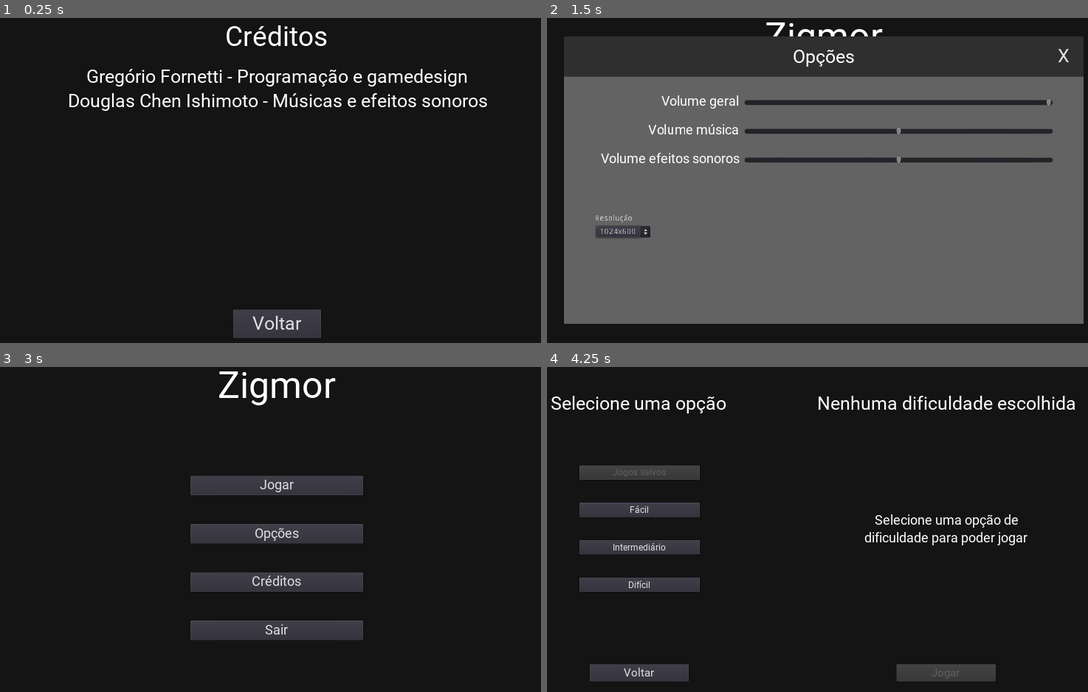
Above: before the commit, frames 1-4 (two rows, left to right).
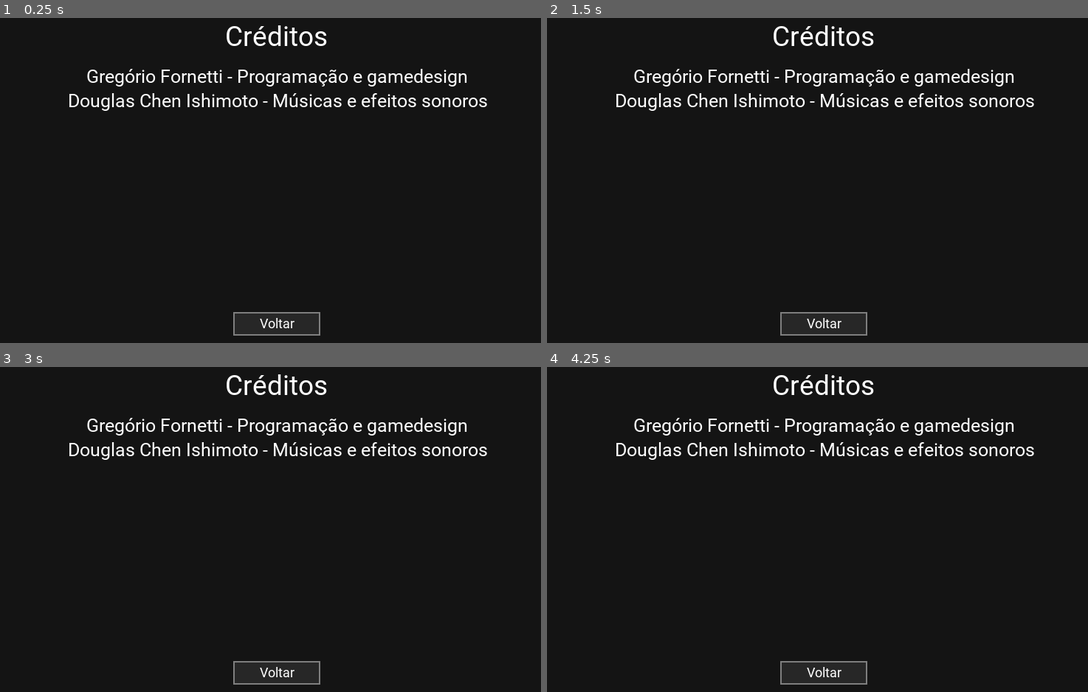
Above: after the commit, the same moments.

Repository: GregorioFornetti/Zigmor
Game: Godot game, scene res://Scenes_and_scripts/Interfaces/Menus/Credits_menu.tscn
Two runs of this game, one before a commit and one after it. Both use one fixed random seed, a clock stepped at 60 frames per second and the inputs below. This scene is started directly instead of the project's main scene.
Inputs (mouse positions are in pixels of both pictures, inside the frame that each line leads up to):
- Up to frame 1 (0.25 s): no input
- Up to frame 2 (1.5 s): click "Voltar" at 0.5 s; click (822, 183) at 1.25 s, where only the run before the commit has a clickable "Opções"
- Up to frame 3 (3 s): click (275, 581) at 2 s, where only the run before the commit has a clickable "Créditos"; click (519, 406) at 2.75 s, where only the run before the commit has a clickable "X"
- Up to frame 4 (4.25 s): click (822, 484) at 3.5 s, where only the run before the commit has a clickable "Jogar"

The runs differ from the first frame. In frame 1, 1.2% of the frame differs, in the area x 43-60%, y 89-99%; in frame 2, 83%, in the area x 3-100%, y 1-98%; in frame 3, 11%; in frame 4, 11%.

Commit message:
Botoes
- Sprites para os botões (a grande maioria dos botões foram trocados por texture buttons)

Diff:
--- /dev/null
+++ b/Scenes_and_scripts/Interfaces/Buttons/Btn.tscn
@@ -0,0 +1,26 @@
+[gd_scene load_steps=3 format=2]
+
+[ext_resource path="res://Fonts/Roboto-Regular.ttf" type="DynamicFontData" id=1]
+
+[sub_resource type="DynamicFont" id=1]
+size = 24
+font_data = ExtResource( 1 )
+
+[node name="Btn" type="TextureButton"]
+margin_right = 40.0
+margin_bottom = 40.0
+__meta__ = {
+"_edit_use_anchors_": false
+}
+
+[node name="Label" type="Label" parent="."]
+anchor_top = 0.5
+anchor_right = 1.0
+anchor_bottom = 0.5
+margin_top = -14.5
+margin_bottom = 14.5
+custom_fonts/font = SubResource( 1 )
+align = 1
+__meta__ = {
+"_edit_use_anchors_": false
+}
--- /dev/null
+++ b/Scenes_and_scripts/Interfaces/Buttons/Btn_lg.tscn
@@ -0,0 +1,11 @@
+[gd_scene load_steps=5 format=2]
+
+[ext_resource path="res://Sprites/Interface/Menu-interface/Buttons/Large/Btn-lg-hover.png" type="Texture" id=1]
+[ext_resource path="res://Sprites/Interface/Menu-interface/Buttons/Large/Btn-lg-pressed.png" type="Texture" id=2]
+[ext_resource path="res://Sprites/Interface/Menu-interface/Buttons/Large/Btn-lg-normal.png" type="Texture" id=3]
+[ext_resource path="res://Scenes_and_scripts/Interfaces/Buttons/Btn.tscn" type="PackedScene" id=4]
+
+[node name="Btn_lg" instance=ExtResource( 4 )]
+texture_normal = ExtResource( 3 )
+texture_pressed = ExtResource( 2 )
+texture_hover = ExtResource( 1 )
--- /dev/null
+++ b/Scenes_and_scripts/Interfaces/Buttons/Btn_md.tscn
@@ -0,0 +1,11 @@
+[gd_scene load_steps=5 format=2]
+
+[ext_resource path="res://Sprites/Interface/Menu-interface/Buttons/Medium/Btn-md-normal.png" type="Texture" id=1]
+[ext_resource path="res://Sprites/Interface/Menu-interface/Buttons/Medium/Btn-md-pressed.png" type="Texture" id=2]
+[ext_resource path="res://Sprites/Interface/Menu-interface/Buttons/Medium/Btn-md-hover.png" type="Texture" id=3]
+[ext_resource path="res://Scenes_and_scripts/Interfaces/Buttons/Btn.tscn" type="PackedScene" id=4]
+
+[node name="Btn_md" instance=ExtResource( 4 )]
+texture_normal = ExtResource( 1 )
+texture_pressed = ExtResource( 2 )
+texture_hover = ExtResource( 3 )
--- /dev/null
+++ b/Scenes_and_scripts/Interfaces/Buttons/Btn_sm.tscn
@@ -0,0 +1,11 @@
+[gd_scene load_steps=5 format=2]
+
+[ext_resource path="res://Sprites/Interface/Menu-interface/Buttons/Small/Btn-sm-hover.png" type="Texture" id=1]
+[ext_resource path="res://Sprites/Interface/Menu-interface/Buttons/Small/Btn-sm-normal.png" type="Texture" id=2]
+[ext_resource path="res://Sprites/Interface/Menu-interface/Buttons/Small/Btn-sm-pressed.png" type="Texture" id=3]
+[ext_resource path="res://Scenes_and_scripts/Interfaces/Buttons/Btn.tscn" type="PackedScene" id=4]
+
+[node name="Btn_sm" instance=ExtResource( 4 )]
+texture_normal = ExtResource( 2 )
+texture_pressed = ExtResource( 3 )
+texture_hover = ExtResource( 1 )
--- a/Scenes_and_scripts/Interfaces/Menus/Credits_menu.gd
+++ b/Scenes_and_scripts/Interfaces/Menus/Credits_menu.gd
@@ -1,5 +1,5 @@
 extends Control
 
 
-func _on_Button_pressed():
+func _on_Btn_return_pressed():
 	get_tree().change_scene("res://Scenes_and_scripts/Interfaces/Menus/Main_menu.tscn")
--- a/Scenes_and_scripts/Interfaces/Menus/Credits_menu.tscn
+++ b/Scenes_and_scripts/Interfaces/Menus/Credits_menu.tscn
@@ -3,16 +3,13 @@
 [ext_resource path="res://Sprites/Interface/Menu-interface/Credits-menu-background.jpg" type="Texture" id=1]
 [ext_resource path="res://Fonts/Roboto-Regular.ttf" type="DynamicFontData" id=2]
 [ext_resource path="res://Scenes_and_scripts/Interfaces/Menus/Credits_menu.gd" type="Script" id=3]
+[ext_resource path="res://Scenes_and_scripts/Interfaces/Buttons/Btn_sm.tscn" type="PackedScene" id=4]
 
 [sub_resource type="DynamicFont" id=1]
 size = 48
 font_data = ExtResource( 2 )
 
 [sub_resource type="DynamicFont" id=2]
-size = 32
-font_data = ExtResource( 2 )
-
-[sub_resource type="DynamicFont" id=3]
 size = 32
 font_data = ExtResource( 2 )
 
@@ -78,19 +75,19 @@
 "_edit_use_anchors_": false
 }
 
-[node name="Button" type="Button" parent="Bottom_container"]
+[node name="Btn_return" parent="Bottom_container" instance=ExtResource( 4 )]
 anchor_left = 0.5
 anchor_top = 0.5
 anchor_right = 0.5
 anchor_bottom = 0.5
-margin_left = -76.5
-margin_top = -25.0
-margin_right = 76.5
-margin_bottom = 25.0
-custom_fonts/font = SubResource( 3 )
+margin_left = -75.0
+margin_top = -20.0
+margin_right = 75.0
+margin_bottom = 20.0
+
+[node name="Label" parent="Bottom_container/Btn_return" index="0"]
 text = "Voltar"
-__meta__ = {
-"_edit_use_anchors_": false
-}
 
-[connection signal="pressed" from="Bottom_container/Button" to="." method="_on_Button_pressed"]
+[connection signal="pressed" from="Bottom_container/Btn_return" to="." method="_on_Btn_return_pressed"]
+
+[editable path="Bottom_container/Btn_return"]
--- a/Scenes_and_scripts/Interfaces/Menus/Main_menu.tscn
+++ b/Scenes_and_scripts/Interfaces/Menus/Main_menu.tscn
@@ -1,19 +1,13 @@
-[gd_scene load_steps=7 format=2]
+[gd_scene load_steps=6 format=2]
 
-[ext_resource path="res://Sprites/Interface/Menu-interface/Main-menu-background.jpg" type="Texture" id=1]
+[ext_resource path="res://Sprites/Interface/Menu-interface/Backgrounds/Main-menu-background.jpg" type="Texture" id=1]
 [ext_resource path="res://Fonts/Roboto-Regular.ttf" type="DynamicFontData" id=2]
 [ext_resource path="res://Scenes_and_scripts/Interfaces/Menus/Main_menu.gd" type="Script" id=3]
+[ext_resource path="res://Scenes_and_scripts/Interfaces/Buttons/Btn_lg.tscn" type="PackedScene" id=4]
 
 [sub_resource type="DynamicFont" id=1]
 size = 64
 font_data = ExtResource( 2 )
-
-[sub_resource type="DynamicFontData" id=2]
-font_path = "res://Fonts/Roboto-Regular.ttf"
-
-[sub_resource type="DynamicFont" id=3]
-size = 24
-font_data = SubResource( 2 )
 
 [node name="Main_menu" type="Control"]
 anchor_right = 1.0
@@ -53,7 +47,8 @@
 anchor_top = 1.0
 anchor_right = 1.0
 anchor_bottom = 1.0
-margin_top = -500.0
+margin_top = -498.74
+margin_bottom = 1.25989
 __meta__ = {
 "_edit_use_anchors_": false
 }
@@ -63,9 +58,9 @@
 anchor_top = 0.5
 anchor_right = 0.5
 anchor_bottom = 0.5
-margin_left = -150.0
+margin_left = -151.189
 margin_top = -175.0
-margin_right = 150.0
+margin_right = 148.811
 margin_bottom = 175.0
 custom_constants/separation = 50
 alignment = 1
@@ -73,35 +68,43 @@
 "_edit_use_anchors_": false
 }
 
-[node name="Btn_play" type="Button" parent="Bottom_container/Btns_container"]
-margin_top = 30.0
+[node name="Btn_play" parent="Bottom_container/Btns_container" instance=ExtResource( 4 )]
+margin_top = 20.0
 margin_right = 300.0
-margin_bottom = 65.0
-custom_fonts/font = SubResource( 3 )
+margin_bottom = 60.0
+
+[node name="Label" parent="Bottom_container/Btns_container/Btn_play" index="0"]
 text = "Jogar"
 
-[node name="Btn_options" type="Button" parent="Bottom_container/Btns_container"]
-margin_top = 115.0
+[node name="Btn_options" parent="Bottom_container/Btns_container" instance=ExtResource( 4 )]
+margin_top = 110.0
 margin_right = 300.0
 margin_bottom = 150.0
-custom_fonts/font = SubResource( 3 )
+
+[node name="Label" parent="Bottom_container/Btns_container/Btn_options" index="0"]
 text = "Opções"
 
-[node name="Btn_credits" type="Button" parent="Bottom_container/Btns_container"]
+[node name="Btn_credits" parent="Bottom_container/Btns_container" instance=ExtResource( 4 )]
 margin_top = 200.0
 margin_right = 300.0
-margin_bottom = 235.0
-custom_fonts/font = SubResource( 3 )
+margin_bottom = 240.0
+
+[node name="Label" parent="Bottom_container/Btns_container/Btn_credits" index="0"]
 text = "Créditos"
 
-[node name="Btn_exit" type="Button" parent="Bottom_container/Btns_container"]
-margin_top = 285.0
+[node name="Btn_exit" parent="Bottom_container/Btns_container" instance=ExtResource( 4 )]
+margin_top = 290.0
 margin_right = 300.0
-margin_bottom = 320.0
-custom_fonts/font = SubResource( 3 )
+margin_bottom = 330.0
+
+[node name="Label" parent="Bottom_container/Btns_container/Btn_exit" index="0"]
 text = "Sair"
 
 [connection signal="pressed" from="Bottom_container/Btns_container/Btn_play" to="." method="_on_Btn_play_pressed"]
 [connection signal="pressed" from="Bottom_container/Btns_container/Btn_options" to="." method="_on_Btn_options_pressed"]
 [connection signal="pressed" from="Bottom_container/Btns_container/Btn_credits" to="." method="_on_Btn_credits_pressed"]
-[connection signal="pressed" from="Bottom_container/Btns_container/Btn_exit" to="." method="_on_Btn_exit_pressed"]
+
+[editable path="Bottom_container/Btns_container/Btn_play"]
+[editable path="Bottom_container/Btns_container/Btn_options"]
+[editable path="Bottom_container/Btns_container/Btn_credits"]
+[editable path="Bottom_container/Btns_container/Btn_exit"]
--- a/Scenes_and_scripts/Interfaces/Menus/Play_menu.gd
+++ b/Scenes_and_scripts/Interfaces/Menus/Play_menu.gd
@@ -47,7 +47,7 @@
 func _on_Btn_medium_button_down():
 	option_btn_toggle(Game.difficulties.MEDIUM, "Dificuldade: intermediária")
 
-func _on_Btn_hard_pressed():
+func _on_Btn_hard_button_down():
 	option_btn_toggle(Game.difficulties.HARD, "Dificuldade: difícil")
 
 func _on_Btn_return_pressed():
--- a/Scenes_and_scripts/Interfaces/Menus/Play_menu.tscn
+++ b/Scenes_and_scripts/Interfaces/Menus/Play_menu.tscn
@@ -1,25 +1,20 @@
 [gd_scene load_steps=9 format=2]
 
-[ext_resource path="res://Sprites/Interface/Menu-interface/Play-menu-background.jpg" type="Texture" id=1]
+[ext_resource path="res://Sprites/Interface/Menu-interface/Backgrounds/Play-menu-background.jpg" type="Texture" id=1]
 [ext_resource path="res://Fonts/Roboto-Regular.ttf" type="DynamicFontData" id=2]
 [ext_resource path="res://Scenes_and_scripts/Interfaces/Menus/Play_menu.gd" type="Script" id=3]
+[ext_resource path="res://Scenes_and_scripts/Interfaces/Buttons/Btn_md.tscn" type="PackedScene" id=4]
+[ext_resource path="res://Scenes_and_scripts/Interfaces/Buttons/Btn_sm.tscn" type="PackedScene" id=5]
 
 [sub_resource type="DynamicFont" id=1]
 size = 32
 font_data = ExtResource( 2 )
 
-[sub_resource type="DynamicFont" id=2]
-font_data = ExtResource( 2 )
-
 [sub_resource type="DynamicFont" id=3]
-size = 20
-font_data = ExtResource( 2 )
-
-[sub_resource type="DynamicFont" id=4]
 size = 24
 font_data = ExtResource( 2 )
 
-[sub_resource type="DynamicFont" id=5]
+[sub_resource type="DynamicFont" id=4]
 size = 24
 font_data = ExtResource( 2 )
 
@@ -78,9 +73,9 @@
 anchor_top = 0.5
 anchor_right = 0.5
 anchor_bottom = 0.5
-margin_left = -104.5
+margin_left = -100.0
 margin_top = -143.5
-margin_right = 104.5
+margin_right = 100.0
 margin_bottom = 143.5
 custom_constants/separation = 40
 alignment = 1
@@ -88,36 +83,33 @@
 "_edit_use_anchors_": false
 }
 
-[node name="Btn_saves" type="Button" parent="Left_container/Center_box/VBoxContainer"]
-margin_top = 33.0
-margin_right = 209.0
-margin_bottom = 58.0
-custom_fonts/font = SubResource( 2 )
-disabled = true
-text = "Jogos salvos"
-
-[node name="Btn_easy" type="Button" parent="Left_container/Center_box/VBoxContainer"]
-margin_top = 98.0
-margin_right = 209.0
-margin_bottom = 123.0
-custom_fonts/font = SubResource( 2 )
+[node name="Btn_easy" parent="Left_container/Center_box/VBoxContainer" instance=ExtResource( 4 )]
+margin_top = 43.0
+margin_right = 200.0
+margin_bottom = 83.0
 toggle_mode = true
+
+[node name="Label" parent="Left_container/Center_box/VBoxContainer/Btn_easy" index="0"]
 text = "Fácil"
 
-[node name="Btn_medium" type="Button" parent="Left_container/Center_box/VBoxContainer"]
-margin_top = 163.0
-margin_right = 209.0
-margin_bottom = 188.0
-custom_fonts/font = SubResource( 2 )
+[node name="Btn_medium" parent="Left_container/Center_box/VBoxContainer" instance=ExtResource( 4 )]
+margin_top = 123.0
+margin_right = 200.0
+margin_bottom = 163.0
 toggle_mode = true
+
+[node name="Label" parent="Left_container/Center_box/VBoxContainer/Btn_medium" index="0"]
 text = "Intermediário"
 
-[node name="Btn_hard" type="Button" parent="Left_container/Center_box/VBoxContainer"]
-margin_top = 228.0
-margin_right = 209.0
-margin_bottom = 253.0
-custom_fonts/font = SubResource( 2 )
+[node name="Btn_hard" parent="Left_container/Center_box/VBoxContainer" instance=ExtResource( 4 )]
+margin_top = 203.0
+margin_right = 200.0
+margin_bottom = 243.0
 toggle_mode = true
+
+[node name="Label" parent="Left_container/Center_box/VBoxContainer/Btn_hard" index="0"]
+margin_top = -13.9388
+margin_bottom = 15.0612
 text = "Difícil"
 
 [node name="Bottom_box" type="Control" parent="Left_container"]
@@ -129,20 +121,18 @@
 "_edit_use_anchors_": false
 }
 
-[node name="Btn_return" type="Button" parent="Left_container/Bottom_box"]
-anchor_left = 0.5
-anchor_top = 0.5
-anchor_right = 0.5
-anchor_bottom = 0.5
-margin_left = -86.0
-margin_top = -15.0
-margin_right = 86.0
-margin_bottom = 15.0
-custom_fonts/font = SubResource( 3 )
+[node name="Btn_return" parent="Left_container/Bottom_box" instance=ExtResource( 5 )]
+anchor_left = 0.5
+anchor_top = 0.5
+anchor_right = 0.5
+anchor_bottom = 0.5
+margin_left = -75.0
+margin_top = -20.0
+margin_right = 75.0
+margin_bottom = 20.0
+
+[node name="Label" parent="Left_container/Bottom_box/Btn_return" index="0"]
 text = "Voltar"
-__meta__ = {
-"_edit_use_anchors_": false
-}
 
 [node name="Right_container" type="Control" parent="."]
 anchor_left = 1.0
@@ -292,24 +282,27 @@
 "_edit_use_anchors_": false
 }
 
-[node name="Btn_play" type="Button" parent="Right_container/Bottom_box"]
-anchor_left = 0.5
-anchor_top = 0.5
-anchor_right = 0.5
-anchor_bottom = 0.5
-margin_left = -86.0
-margin_top = -15.0
-margin_right = 86.0
-margin_bottom = 15.0
-custom_fonts/font = SubResource( 3 )
-disabled = true
+[node name="Btn_play" parent="Right_container/Bottom_box" instance=ExtResource( 5 )]
+anchor_left = 0.5
+anchor_top = 0.5
+anchor_right = 0.5
+anchor_bottom = 0.5
+margin_left = -75.0
+margin_top = -20.0
+margin_right = 75.0
+margin_bottom = 20.0
+
+[node name="Label" parent="Right_container/Bottom_box/Btn_play" index="0"]
 text = "Jogar"
-__meta__ = {
-"_edit_use_anchors_": false
-}
 
 [connection signal="button_down" from="Left_container/Center_box/VBoxContainer/Btn_easy" to="." method="_on_Btn_easy_button_down"]
 [connection signal="button_down" from="Left_container/Center_box/VBoxContainer/Btn_medium" to="." method="_on_Btn_medium_button_down"]
-[connection signal="pressed" from="Left_container/Center_box/VBoxContainer/Btn_hard" to="." method="_on_Btn_hard_pressed"]
+[connection signal="button_down" from="Left_container/Center_box/VBoxContainer/Btn_hard" to="." method="_on_Btn_hard_button_down"]
 [connection signal="pressed" from="Left_container/Bottom_box/Btn_return" to="." method="_on_Btn_return_pressed"]
 [connection signal="pressed" from="Right_container/Bottom_box/Btn_play" to="." method="_on_Btn_play_pressed"]
+
+[editable path="Left_container/Center_box/VBoxContainer/Btn_easy"]
+[editable path="Left_container/Center_box/VBoxContainer/Btn_medium"]
+[editable path="Left_container/Center_box/VBoxContainer/Btn_hard"]
+[editable path="Left_container/Bottom_box/Btn_return"]
+[editable path="Right_container/Bottom_box/Btn_play"]
--- /dev/null
+++ b/Scenes_and_scripts/Interfaces/Upgrades_shop/Shop_content_container.tscn
@@ -0,0 +1,50 @@
+[gd_scene load_steps=3 format=2]
+
+[ext_resource path="res://Sprites/Interface/Menu-interface/Upgrade-shop-images/Player-frontal-image.png" type="Texture" id=1]
+[ext_resource path="res://Sprites/Interface/Menu-interface/Buttons/Shop-button.png" type="Texture" id=2]
+
+
+[node name="Shop_content_container" type="Control"]
+anchor_right = 1.0
+anchor_bottom = 1.0
+__meta__ = {
+"_edit_use_anchors_": false
+}
+
+[node name="Left_container" type="Control" parent="."]
+anchor_bottom = 1.0
+margin_right = 500.0
+__meta__ = {
+"_edit_use_anchors_": false
+}
+
+[node name="GridContainer" type="GridContainer" parent="Left_container"]
+anchor_left = 0.5
+anchor_top = 0.5
+anchor_right = 0.5
+anchor_bottom = 0.5
+margin_left = -200.0
+margin_top = -175.0
+margin_right = 200.0
+margin_bottom = 175.0
+columns = 2
+__meta__ = {
+"_edit_use_anchors_": false
+}
+
+[node name="Sprite" type="Sprite" parent="Left_container/GridContainer"]
+texture = ExtResource( 2 )
+centered = false
+
+[node name="Rigth_container" type="Control" parent="."]
+anchor_left = 1.0
+anchor_right = 1.0
+anchor_bottom = 1.0
+margin_left = -400.0
+__meta__ = {
+"_edit_use_anchors_": false
+}
+
+[node name="Sprite" type="Sprite" parent="Rigth_container"]
+position = Vector2( 207, 130 )
+texture = ExtResource( 1 )
Not shown: 4 places in Scenes_and_scripts/Interfaces/Menus/Play_menu.tscn that only renumber resources
Binary file added: Sprites/Interface/Menu-interface/Buttons/Large/Btn-lg-hover.png
Not shown, added: Sprites/Interface/Menu-interface/Buttons/Large/Btn-lg-hover.png.import
Binary file added: Sprites/Interface/Menu-interface/Buttons/Large/Btn-lg-normal.png
Not shown, added: Sprites/Interface/Menu-interface/Buttons/Large/Btn-lg-normal.png.import
Binary file added: Sprites/Interface/Menu-interface/Buttons/Large/Btn-lg-pressed.png
Not shown, added: Sprites/Interface/Menu-interface/Buttons/Large/Btn-lg-pressed.png.import
Binary file added: Sprites/Interface/Menu-interface/Buttons/Medium/Btn-md-hover.png
Not shown, added: Sprites/Interface/Menu-interface/Buttons/Medium/Btn-md-hover.png.import
Binary file added: Sprites/Interface/Menu-interface/Buttons/Medium/Btn-md-normal.png
Not shown, added: Sprites/Interface/Menu-interface/Buttons/Medium/Btn-md-normal.png.import
Binary file added: Sprites/Interface/Menu-interface/Buttons/Medium/Btn-md-pressed.png
(and 9 more such lines)
